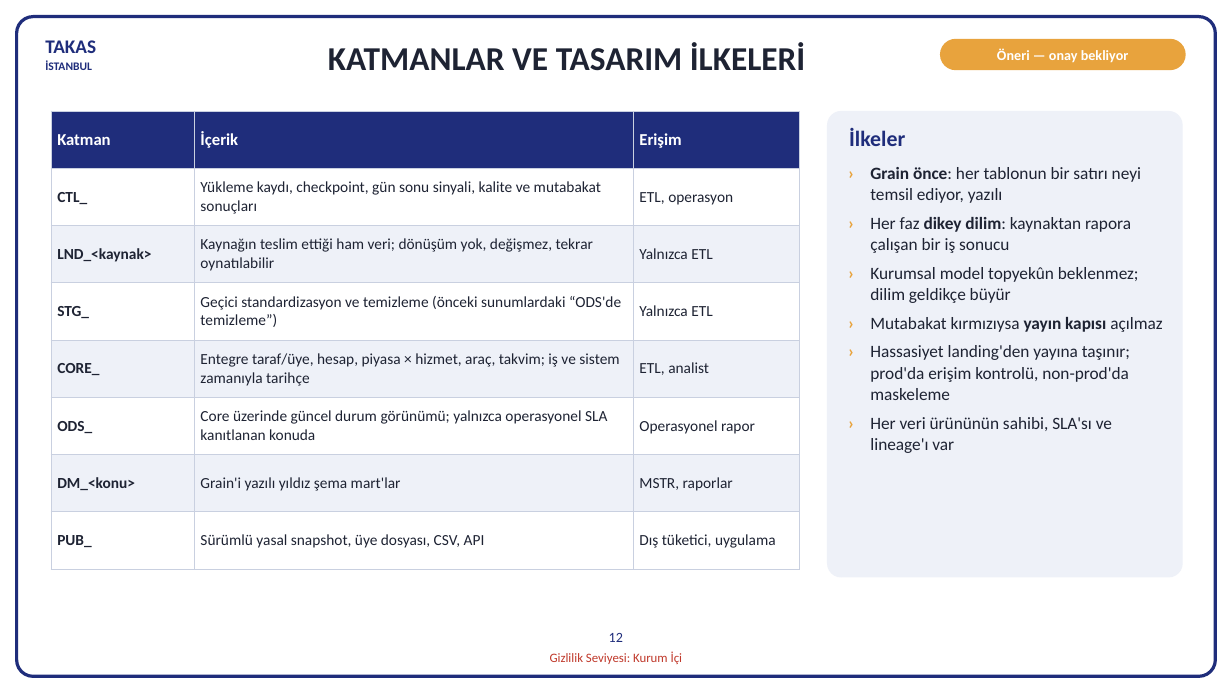
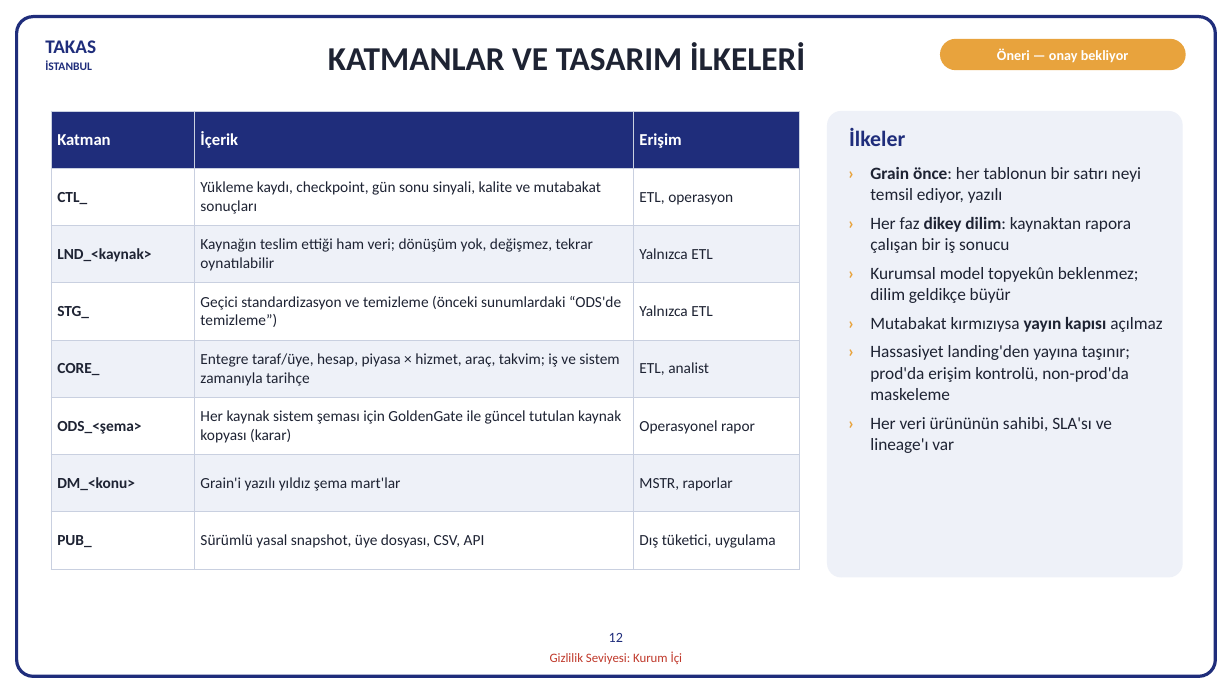
Before and after one commit to hanifidemirel0/Cursor-Projects, a slide deck: slide 12 of outputs/dwh-sunum-kasim-2026/5 - DWHSunum_Kasim2026.pptx. Drawn at 1232x693 pixels with LibreOffice and Linux fonts; fonts in the diff are those of the drawing. Boxes give left, top, right and bottom in pixels: in the first picture for what was removed or moved away, otherwise in the second. Text is boxed around its words. In the diff, an @@ line names an element or a change of style, - is before the commit and + after.

```diff
--- a/outputs/dwh-sunum-kasim-2026/5 - DWHSunum_Kasim2026.pptx
+++ b/outputs/dwh-sunum-kasim-2026/5 - DWHSunum_Kasim2026.pptx
@@ table at [51,111,799,569] @@
-row 6, column 1: ODS_
+row 6, column 1: ODS_<şema>
-row 6, column 2: Core üzerinde güncel durum görünümü; yalnızca operasyonel SLA kanıtlanan konuda
+row 6, column 2: Her kaynak sistem şeması için GoldenGate ile güncel tutulan kaynak kopyası (karar)
```
Also in this commit, not shown: 14 other slides changed, 3 other files.
